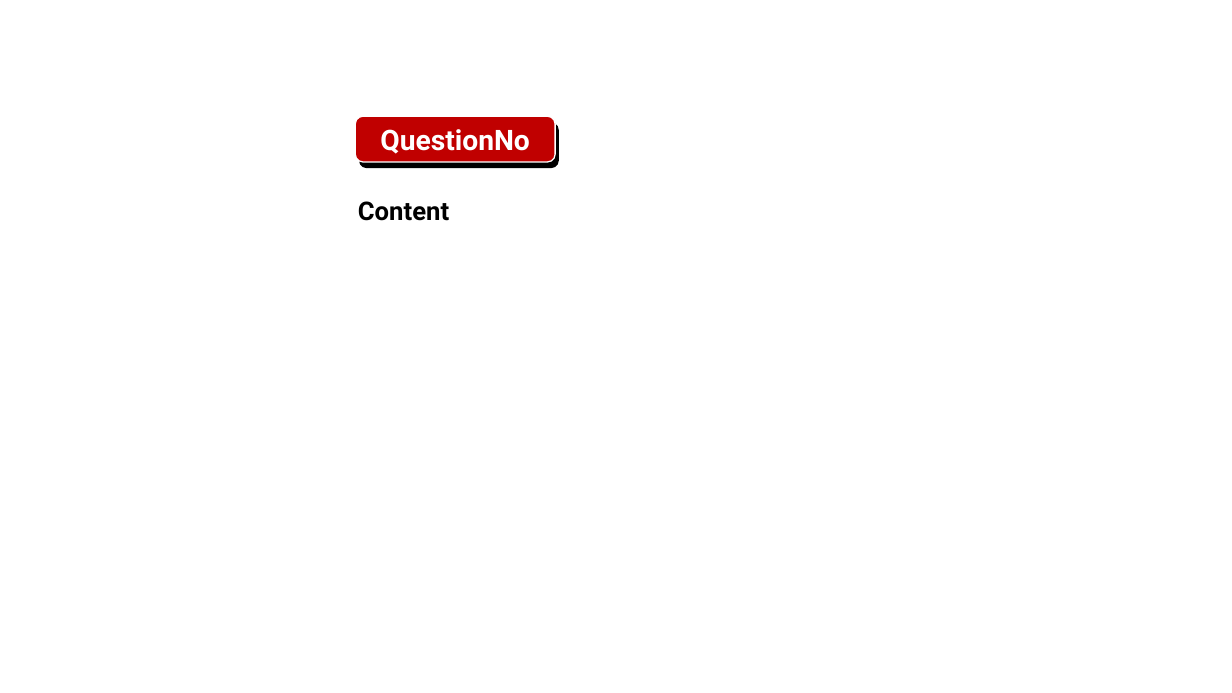
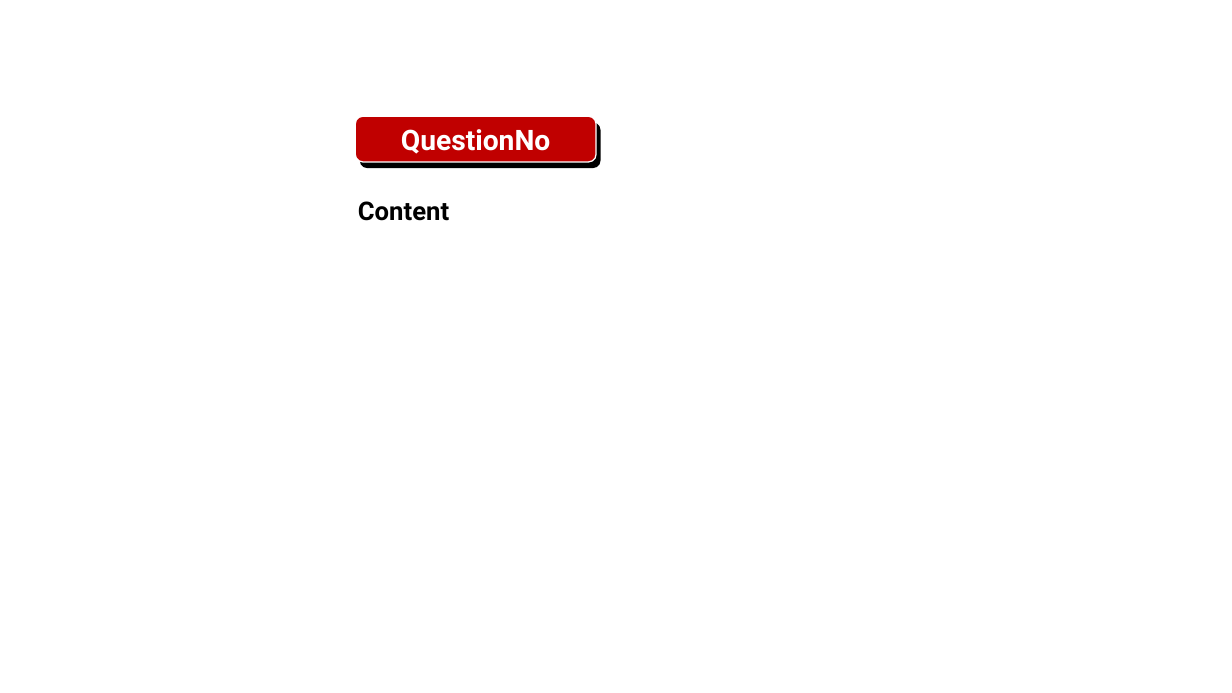
Before and after one commit to azminewasi/10MS-Automation-Support, a slide deck: slide 1 of EGCC/EGCC Template.pptx (slide 2 before the commit). Drawn at 1232x693 pixels with LibreOffice and Linux fonts; fonts in the diff are those of the drawing; background and template pictures are left out. Boxes give left, top, right and bottom in pixels: in the first picture for what was removed or moved away, otherwise in the second. Text is boxed around its words. In the diff, an @@ line names an element or a change of style, - is before the commit and + after.

```diff
--- a/EGCC/EGCC Template.pptx
+++ b/EGCC/EGCC Template.pptx
@@ rounded rectangle "QuestionNo": place and size @@
-rounded rectangle "QuestionNo" at (356,116,555,162)
+rounded rectangle "QuestionNo" at (356,116,597,162)
@@ rounded rectangle: place and size @@
-rounded rectangle at (360,122,559,167)
+rounded rectangle at (360,122,601,167)
```
Also in this commit, not shown: 1 slide removed.
